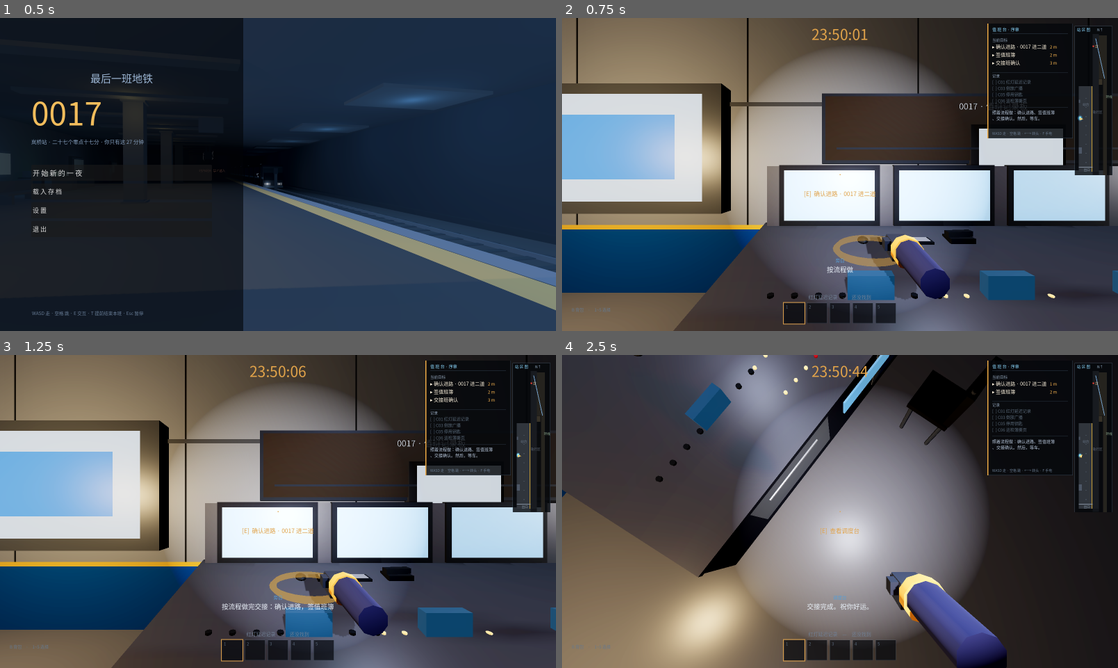
Above: before the commit, frames 1-4 (two rows, left to right).
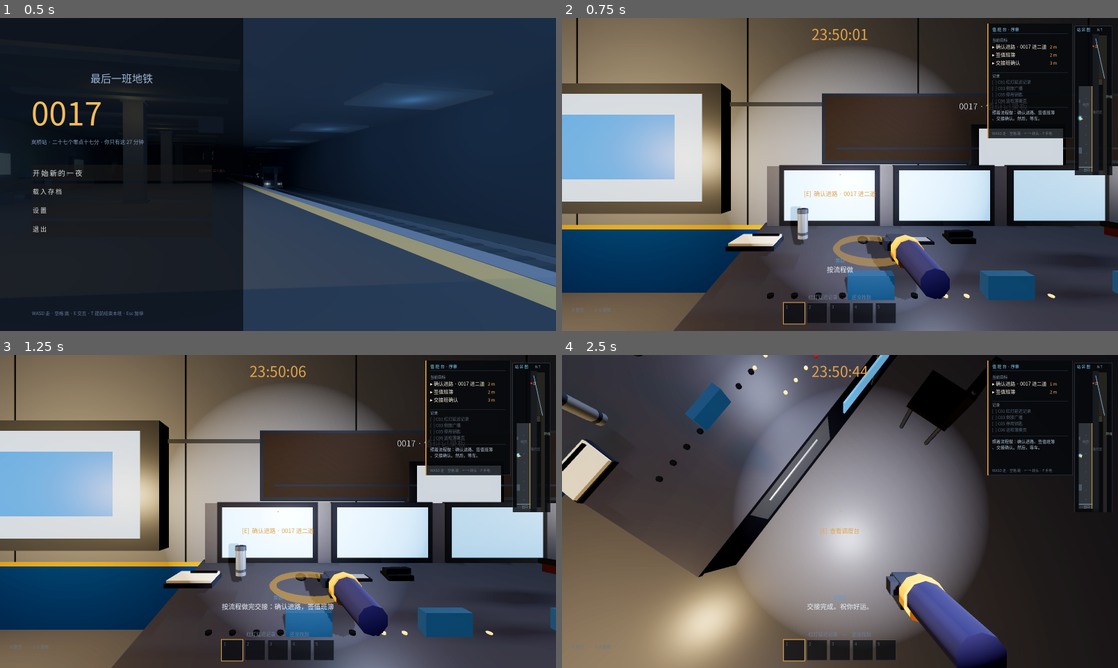
Above: after the commit, the same moments.

Repository: sabrina1647412733-collab/anomaly-bureau-game
Game: Godot game, scene res://scenes/main.tscn
Two runs of this game, one before a commit and one after it. Both use one fixed random seed, a clock stepped at 60 frames per second and the inputs below.
Inputs (mouse positions are in pixels of both pictures, inside the frame that each line leads up to):
- Up to frame 1 (0.5 s): no input
- Up to frame 2 (0.75 s): click "开 始 新 的 一 夜" at 0.5 s
- Up to frame 3 (1.25 s): no input
- Up to frame 4 (2.5 s): tap Enter at 1.25 s; move the mouse to (867, 511) at 1.27 s; hold E 1.28-2.03 s; hold Up from 1.28 s (still down); click (867, 511) at 1.42 s; tap Space at 1.52, 2.27 s; move the mouse to (812, 511) at 2.02 s; tap R at 2.1 s

Frame 1 is identical in both runs. In frame 2, 1.1% of the frame differs, in the area x 29-100%, y 60-80%; in frame 3, 1.1%; in frame 4, 1.6%, in the area x 0-11%, y 12-48%.

Commit message:
[godot] 小彩蛋：调度台上加保温杯/值班日志/老式电话，电话指示灯打「三短一长」
待办第 6 条。调度台台面（y=1.15）原来只有台面机关，空得像样板间。加三件：
① 保温杯（不锈钢圆管 84x200 + 杯盖圈 + 腰线）；② 值班日志（深封皮 + 纸口 + 一支笔）；
③ 老式电话（暗红机身 + 拨号盘 + 横搁听筒 + 指示灯）。
彩蛋：电话那颗指示灯按「三短一长」闪（0~0.20/0.45~0.65/0.90~1.10/1.35~2.05 亮，周期 3.2s），
节奏与「三道有人，改四道」那条倒放广播线索同一套暗号，游戏里不解释。
节奏在静止图上看不出来，另写 scripts/tests/phonecheck.gd：把 desk_phone_t 拨到 9 个采样点打印亮灭，
结果「亮 灭 亮 灭 亮 灭 亮 灭 灭」= 三短一长。
渲染踩坑：指示灯第一版放在 (-16.775,1.196,-15.10)，看图发现浮在机身边外 6cm，挪到机身顶面才对。
自检 exit 0；audit 0/0；看图验收 dp_杯.png / dp_电话2.png - 小千

Diff:
--- a/scripts/game.gd
+++ b/scripts/game.gd
@@ -60,6 +60,8 @@
 var prompt_ring: MeshInstance3D = null      # 交互目标脚下的「呼吸环」
 var prompt_ring_mat: StandardMaterial3D = null
 var ring_flash := 0.0                      # 按下 E 之后 1 秒的高亮
+var desk_phone_mat: StandardMaterial3D = null   # 调度台上那台老式电话的指示灯
+var desk_phone_t := 0.0
 var sub := ""
 var sub_cps := 26.0
 var sub_time := 0.0
@@ -127,6 +129,7 @@
 	_make_buttons()
 	_make_switch_signal()
 	_make_prompt_ring()
+	_make_desk_props()
 	train = TrainScript.new(self)
 	train.reset()
 	spots = [
@@ -659,6 +662,7 @@
 		_cutscene(delta)
 	_animate_doors(delta)
 	_animate_items(delta)
+	_update_desk_props(delta)
 	_update_interaction()
 	_update_prompt_ring(delta)
 	_update_hud()
@@ -1283,6 +1287,61 @@
 	prompt_ring.scale = Vector3(br, 1.0, br)
 	prompt_ring_mat.albedo_color.a = clampf(0.42 + 0.16 * breathe + ring_flash * 0.5, 0.0, 1.0)
 	prompt_ring_mat.emission_energy_multiplier = 0.75 + 0.30 * breathe + ring_flash * 1.5
+## 调度台台面上的三件小物件：保温杯 / 值班日志 / 老式电话。
+## 台面高度 1.15（和 ITEM_DEFS 里那两件线索摆在同一个面上）。
+func _make_desk_props() -> void:
+	var root3 := Node3D.new()
+	root3.name = "DeskProps"
+	add_child(root3)
+	var steel := StandardMaterial3D.new()
+	steel.albedo_color = Color(0.56, 0.59, 0.63); steel.roughness = 0.34; steel.metallic = 0.45
+	var steelD := StandardMaterial3D.new()
+	steelD.albedo_color = Color(0.30, 0.32, 0.35); steelD.roughness = 0.5; steelD.metallic = 0.3
+	var paper := StandardMaterial3D.new()
+	paper.albedo_color = Color(0.84, 0.82, 0.76); paper.roughness = 0.85
+	var cover := StandardMaterial3D.new()
+	cover.albedo_color = Color(0.20, 0.22, 0.26); cover.roughness = 0.75
+	var phoneM := StandardMaterial3D.new()
+	phoneM.albedo_color = Color(0.30, 0.11, 0.11); phoneM.roughness = 0.55
+	var bakelite := StandardMaterial3D.new()
+	bakelite.albedo_color = Color(0.13, 0.13, 0.15); bakelite.roughness = 0.45
+	# ① 保温杯（杯身 + 杯盖圈 + 一圈深色腰线）
+	_item_part(root3, Vector3(0.084, 0.20, 0.084), Vector3(-16.72, 1.25, -12.60), steel, true)
+	_item_part(root3, Vector3(0.090, 0.035, 0.090), Vector3(-16.72, 1.367, -12.60), steelD, true)
+	_item_part(root3, Vector3(0.090, 0.020, 0.090), Vector3(-16.72, 1.19, -12.60), steelD, true)
+	# ② 值班日志（深色封皮 + 露出来的纸口 + 一支笔）
+	_item_part(root3, Vector3(0.24, 0.030, 0.32), Vector3(-16.55, 1.166, -12.30), cover)
+	_item_part(root3, Vector3(0.222, 0.018, 0.30), Vector3(-16.55, 1.190, -12.30), paper)
+	_item_part(root3, Vector3(0.014, 0.014, 0.20), Vector3(-16.62, 1.206, -12.34), bakelite)
+	# ③ 老式电话（机身 + 拨号盘 + 听筒 + 指示灯）—— 彩蛋：指示灯按「三短一长」闪
+	_item_part(root3, Vector3(0.17, 0.075, 0.28), Vector3(-16.74, 1.187, -15.30), phoneM)
+	_item_part(root3, Vector3(0.13, 0.020, 0.13), Vector3(-16.74, 1.229, -15.24), bakelite, true)
+	_item_part(root3, Vector3(0.075, 0.055, 0.075), Vector3(-16.74, 1.252, -15.24), cover, true)
+	_item_part(root3, Vector3(0.145, 0.040, 0.062), Vector3(-16.74, 1.245, -15.46), bakelite)
+	_item_part(root3, Vector3(0.145, 0.040, 0.062), Vector3(-16.74, 1.245, -15.14), bakelite)
+	_item_part(root3, Vector3(0.050, 0.030, 0.035), Vector3(-16.74, 1.245, -15.30), bakelite)
+	desk_phone_mat = StandardMaterial3D.new()
+	desk_phone_mat.albedo_color = Color(0.85, 0.72, 0.40)
+	desk_phone_mat.emission_enabled = true
+	desk_phone_mat.emission = Color(0.95, 0.78, 0.40)
+	desk_phone_mat.emission_energy_multiplier = 1.4
+	_item_part(root3, Vector3(0.026, 0.026, 0.026), Vector3(-16.680, 1.228, -15.200), desk_phone_mat)
+
+## 老式电话的指示灯：三短一长（= 检修暗号里那个「三/四」的节奏），周期 3.2 秒。
+func _update_desk_props(delta: float) -> void:
+	if desk_phone_mat == null:
+		return
+	desk_phone_t = fposmod(desk_phone_t + delta, 3.2)
+	var on := false
+	if desk_phone_t < 0.20:
+		on = true
+	elif desk_phone_t >= 0.45 and desk_phone_t < 0.65:
+		on = true
+	elif desk_phone_t >= 0.90 and desk_phone_t < 1.10:
+		on = true
+	elif desk_phone_t >= 1.35 and desk_phone_t < 2.05:
+		on = true
+	desk_phone_mat.emission_energy_multiplier = 1.6 if on else 0.05
 # ------------------------------------------------------------------ 动画
 func _animate_doors(delta: float) -> void:
 	var lv: MeshInstance3D = get_meta("lever")
--- /dev/null
+++ b/scripts/tests/phonecheck.gd
@@ -0,0 +1,19 @@
+extends SceneTree
+var game
+func _initialize() -> void:
+	game = load("res://scenes/main.tscn").instantiate()
+	root.add_child(game)
+	_run()
+func _run() -> void:
+	for i in range(40):
+		await process_frame
+	game._on_start()
+	for i in range(10):
+		await process_frame
+	var out := ""
+	for t in [0.05, 0.30, 0.55, 0.80, 1.00, 1.20, 1.60, 2.50, 3.10]:
+		game.desk_phone_t = t
+		game._update_desk_props(0.0)
+		out += "t=%.2f:%s  " % [t, ("亮" if game.desk_phone_mat.emission_energy_multiplier > 1.0 else "灭")]
+	print("[PHONE] 三短一长节奏 = ", out)
+	quit()
Not shown, changed: README.md
